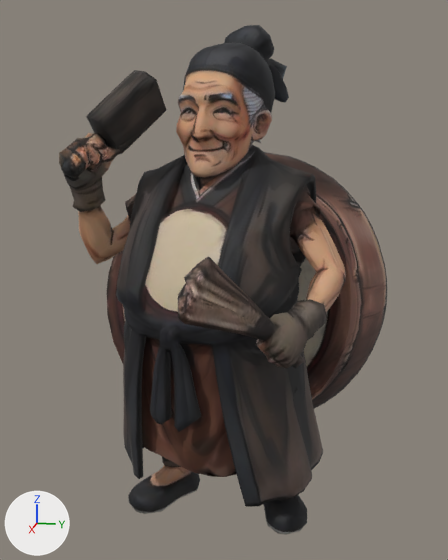
Before and after pictures for a commit that changed the glTF model data/tripo_app/p_b1p_fangtingtao.glb.
One viewpoint serves both versions: a camera (50 mm lens) standing at (1.152, 0.228, 0.303) and looking at (-0.003, -0.003, 0.014). The lights are fixed; the arrows at lower left show +X, +Y and +Z. The picture after the commit comes second. Vertices at exactly the same position are counted once.

The first picture shows 'tripo_node_b09b1840-68ee-41f1-a6e7-9a5a686071b6'.
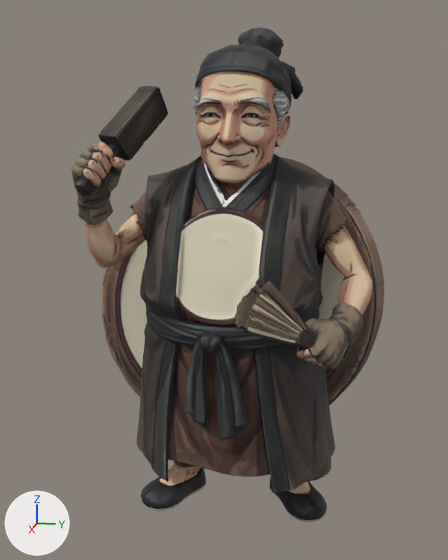
Pixel boxes [x1, y1, x2, y2] of what changed, in the pictures (448 x 560 px):
'tripo_node_b09b1840-68ee-41f1-a6e7-9a5a686071b6', reshaped: before [59, 25, 387, 534]; after [71, 27, 384, 522]

The change, as a diff of the scene's bpy script:
```diff
--- a/data/tripo_app/p_b1p_fangtingtao.glb.py
+++ b/data/tripo_app/p_b1p_fangtingtao.glb.py
@@ img_color_a1562ac7_63aa_454d_a12c_e553de6a0dcb @@
+img_color_a1562ac7_63aa_454d_a12c_e553de6a0dcb = load_image('Color_a1562ac7-63aa-454d-a12c-e553de6a0dcb', '_unpacked/Color_a1562ac7-63aa-454d-a12c-e553de6a0dcb', 1024, 1024, 'sRGB')
@@ mat_tripo_material_a1562ac7_63aa_454d_a12c_e553de6a0dcb @@
+mat_tripo_material_a1562ac7_63aa_454d_a12c_e553de6a0dcb = principled_material('tripo_material_a1562ac7-63aa-454d-a12c-e553de6a0dcb')
+mat_tripo_material_a1562ac7_63aa_454d_a12c_e553de6a0dcb.texture = img_color_a1562ac7_63aa_454d_a12c_e553de6a0dcb
+mat_tripo_material_a1562ac7_63aa_454d_a12c_e553de6a0dcb.roughness = 0.75
@@ me_tripo_mesh_b09b1840_68ee_41f1_a6e7_9a5a686071b6 @@
 # used by ob_tripo_node_b09b1840_68ee_41f1_a6e7_9a5a686071b6; location = (0.0, 0.0, 0.0)
-me_tripo_mesh_b09b1840_68ee_41f1_a6e7_9a5a686071b6.from_pydata(...)  # 3969 vertices, 7968 faces; spans x -0.341..0.34, y -0.321..0.321, z -0.5..0.499
-me_tripo_mesh_b09b1840_68ee_41f1_a6e7_9a5a686071b6.materials.append(mat_tripo_material_b09b1840_68ee_41f1_a6e7_9a5a686071b6)  # picture img_color_b09b1840_68ee_41f1_a6e7_9a5a686071b6
+me_tripo_mesh_b09b1840_68ee_41f1_a6e7_9a5a686071b6.from_pydata(...)  # 14301 vertices, 28604 faces; spans x -0.236..0.237, y -0.313..0.313, z -0.49..0.49
+# me_tripo_mesh_b09b1840_68ee_41f1_a6e7_9a5a686071b6 part 1: the loose piece of 3955 vertices spanning x -0.341..0.34, y -0.321..0.321, z -0.5..0.499 is rebuilt with 14301 vertices and now spans x -0.236..0.237, y -0.313..0.313, z -0.49..0.49, in mat_tripo_material_a1562ac7_63aa_454d_a12c_e553de6a0dcb (picture img_color_a1562ac7_63aa_454d_a12c_e553de6a0dcb)
+# other edits to the shape of me_tripo_mesh_b09b1840_68ee_41f1_a6e7_9a5a686071b6 do not show in these pictures
+me_tripo_mesh_b09b1840_68ee_41f1_a6e7_9a5a686071b6.materials.append(mat_tripo_material_a1562ac7_63aa_454d_a12c_e553de6a0dcb)  # picture img_color_a1562ac7_63aa_454d_a12c_e553de6a0dcb
```
